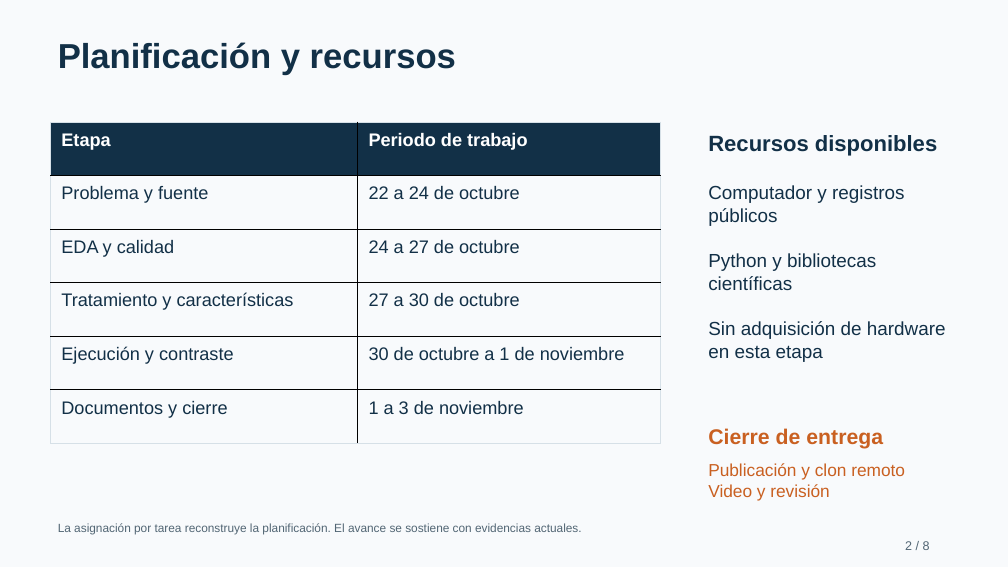
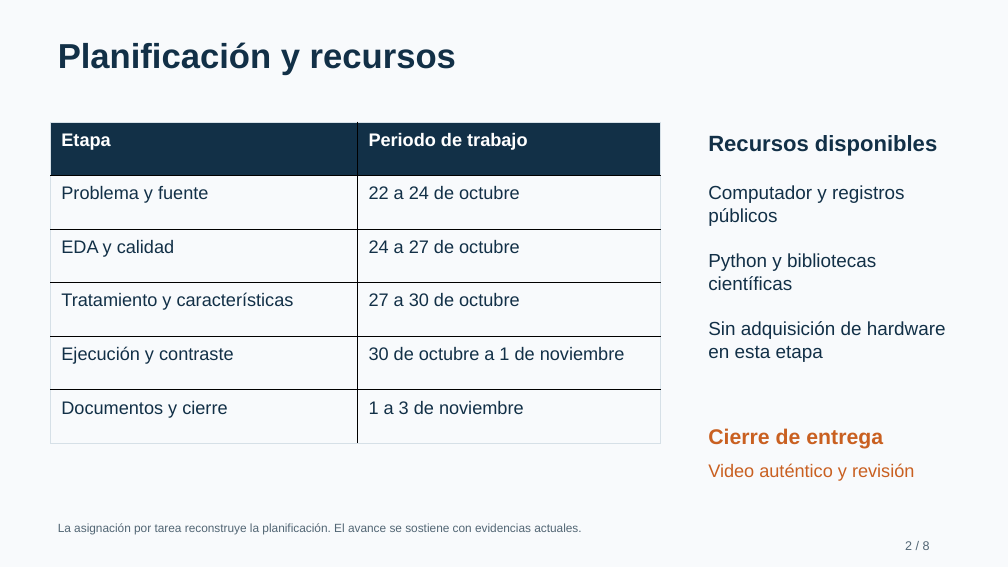
Before and after one commit to benjaminguzmanm-web/pdsb-semg-guia3, a slide deck: slide 2 of presentacion/presentacion_guia3.pptx. Drawn at 1008x567 pixels with LibreOffice and Linux fonts; fonts in the diff are those of the drawing. Boxes give left, top, right and bottom in pixels: in the first picture for what was removed or moved away, otherwise in the second. Text is boxed around its words. In the diff, an @@ line names an element or a change of style, - is before the commit and + after.

Commit message:
Documenta publicacion, clon reproducido y entrega pendiente de video

```diff
--- a/presentacion/presentacion_guia3.pptx
+++ b/presentacion/presentacion_guia3.pptx
@@ text at (x1=708, y1=463, x2=914, y2=481): text changed; size 16.5 to 17.2 pt @@
-Publicación y clon remoto
-Video y revisión
+Video auténtico y revisión
```
Also in this commit, not shown: 4 other slides changed, 18 other files.
